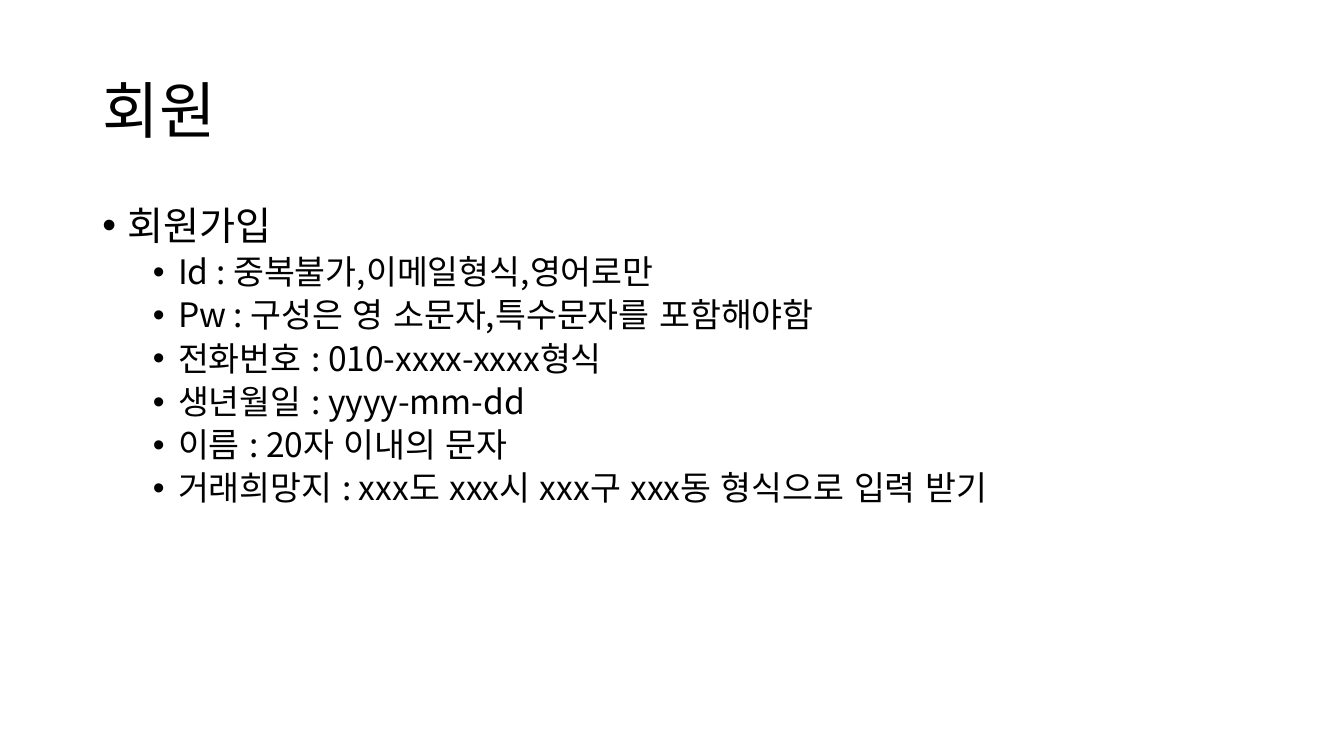
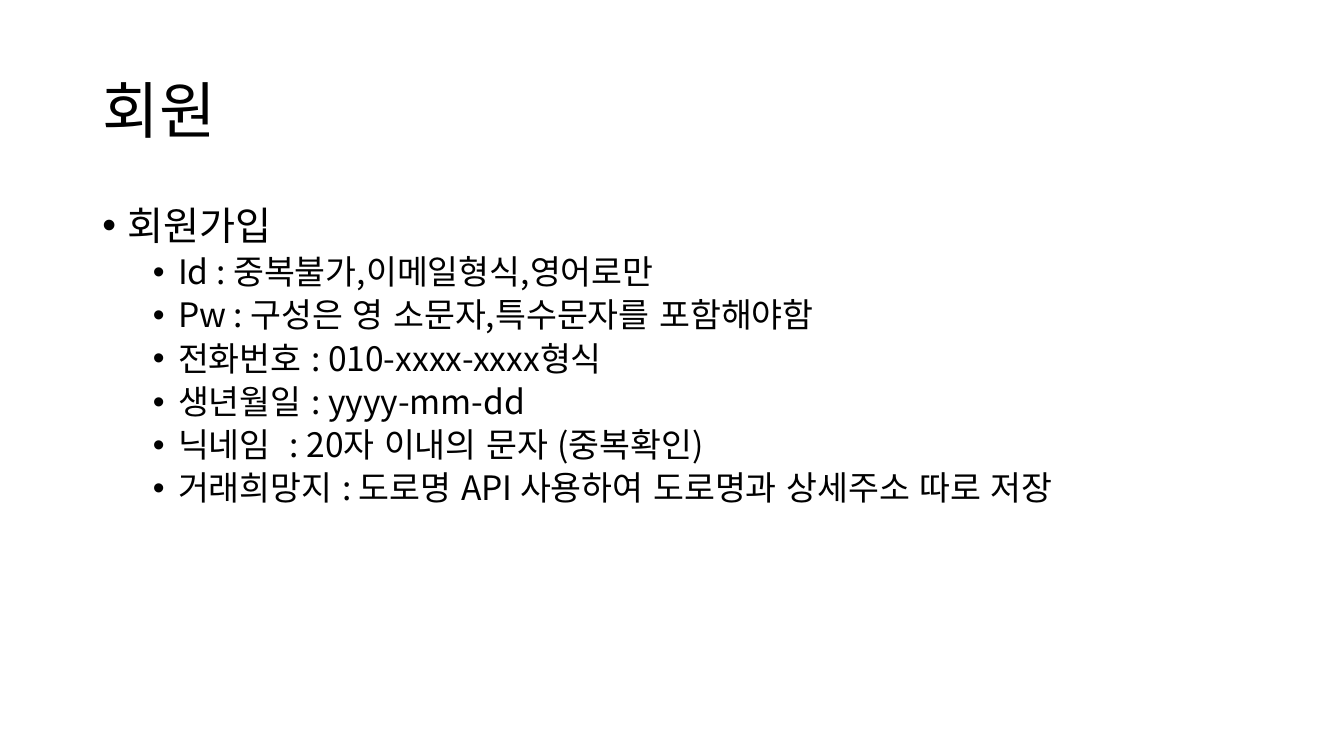
Before and after one commit to Singan/anabada-project, a slide deck: slide 2 of ppt/요구사항 명세서.pptx. Drawn at 1344x756 pixels with LibreOffice and Linux fonts; fonts in the diff are those of the drawing. Boxes give left, top, right and bottom in pixels: in the first picture for what was removed or moved away, otherwise in the second. Text is boxed around its words. In the diff, an @@ line names an element or a change of style, - is before the commit and + after.

```diff
--- a/ppt/요구사항 명세서.pptx
+++ b/ppt/요구사항 명세서.pptx
@@ text at <box>178,429,1053,503</box>: text changed @@
-  • 이름 : 20자 이내의 문자
-  • 거래희망지 : xxx도 xxx시 xxx구 xxx동 형식으로 입력 받기
+  • 닉네임 : 20자 이내의 문자 (중복확인)
+  • 거래희망지 : 도로명 API 사용하여 도로명과 상세주소 따로 저장
```
Also in this commit, not shown: 10 other slides changed, 4 slides added.
